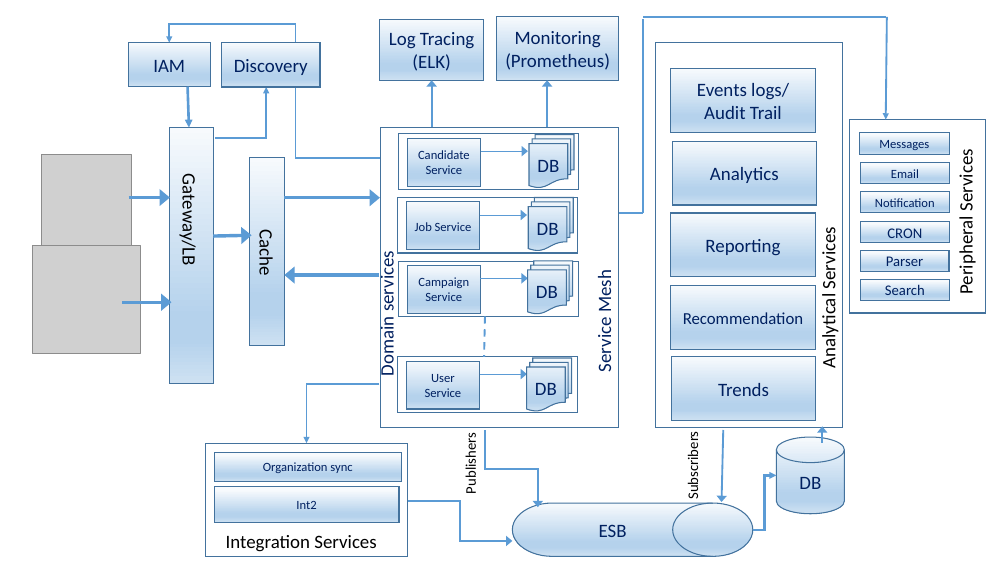
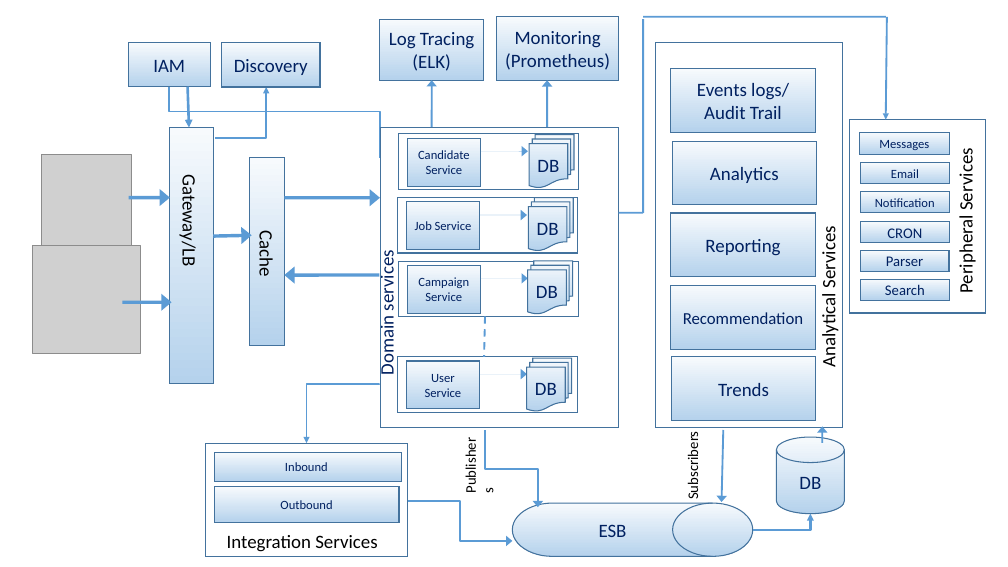
Before and after one commit to biswamohanty76/campaign, a slide deck: slide 2 of associated-docs/TechProposal.pptx. Drawn at 1008x567 pixels with LibreOffice and Linux fonts; fonts in the diff are those of the drawing; grey boxes stand for pictures. Boxes give left, top, right and bottom in pixels: in the first picture for what was removed or moved away, otherwise in the second. Text is boxed around its words. In the diff, an @@ line names an element or a change of style, - is before the commit and + after.

```diff
--- a/associated-docs/TechProposal.pptx
+++ b/associated-docs/TechProposal.pptx
@@ elbow arrow (380, 158) - (169, 42): route changed @@
@@ outline #43739E 1 pt to #43729D 1 pt in 8 elements at [850, 119, 985, 313], [205, 443, 408, 557], [399, 261, 578, 316], [399, 134, 578, 189], [398, 198, 578, 253], [398, 357, 578, 412], [380, 128, 619, 428], [656, 42, 842, 428] @@
@@ elbow arrow (215, 138) - (266, 87): route changed @@
@@ arrow (481, 151) - (528, 151): stroke #5B9BD5 0.5 pt to #5B9BD5 0.75 pt @@
@@ arrow (479, 215) - (527, 215): stroke #5B9BD5 0.5 pt to #5B9BD5 0.75 pt @@
@@ arrow (481, 278) - (528, 278): stroke #5B9BD5 0.5 pt to #5B9BD5 0.75 pt @@
@@ text removed at [593, 274, 616, 371] @@
-Service Mesh
@@ arrow (479, 374) - (527, 374): stroke #5B9BD5 0.5 pt to #5B9BD5 0.75 pt @@
@@ text "Publishers" rewrapped from [462, 439, 480, 492] to [457, 425, 482, 501] @@
@@ fill gradient #F7FAFD to #B5D2EC to #CEE1F2 to gradient #F7FAFD to #B5D2EC; outline #43739E 1 pt to #43729D 1 pt in 28 elements at [380, 19, 483, 80], [128, 42, 210, 86], [222, 42, 320, 87], [672, 141, 817, 205], [671, 213, 816, 277], [671, 286, 816, 349], [671, 357, 816, 420], [671, 69, 816, 132], [408, 265, 481, 313], [408, 138, 481, 186], [407, 202, 480, 250], [407, 361, 480, 409], [777, 437, 845, 513], [513, 503, 753, 557], [861, 279, 949, 300], [860, 132, 950, 154], [861, 222, 949, 243], [861, 163, 950, 184], [497, 17, 619, 80], [861, 192, 949, 213], [528, 261, 572, 314], [529, 197, 573, 250], [529, 135, 574, 188], [527, 358, 572, 411], [250, 158, 284, 346], [169, 128, 213, 384], [214, 487, 399, 523], [214, 452, 402, 482] @@
@@ text in rectangle at [285, 462, 328, 471]: text changed @@
-Organization sync
+Inbound
@@ text in rectangle at [280, 500, 332, 509]: text changed @@
-Int2
+Outbound
@@ elbow arrow moved from (753, 530) - (777, 476) to (753, 530) - (811, 514) @@
```
Also in this commit, not shown: 3 other slides changed.
